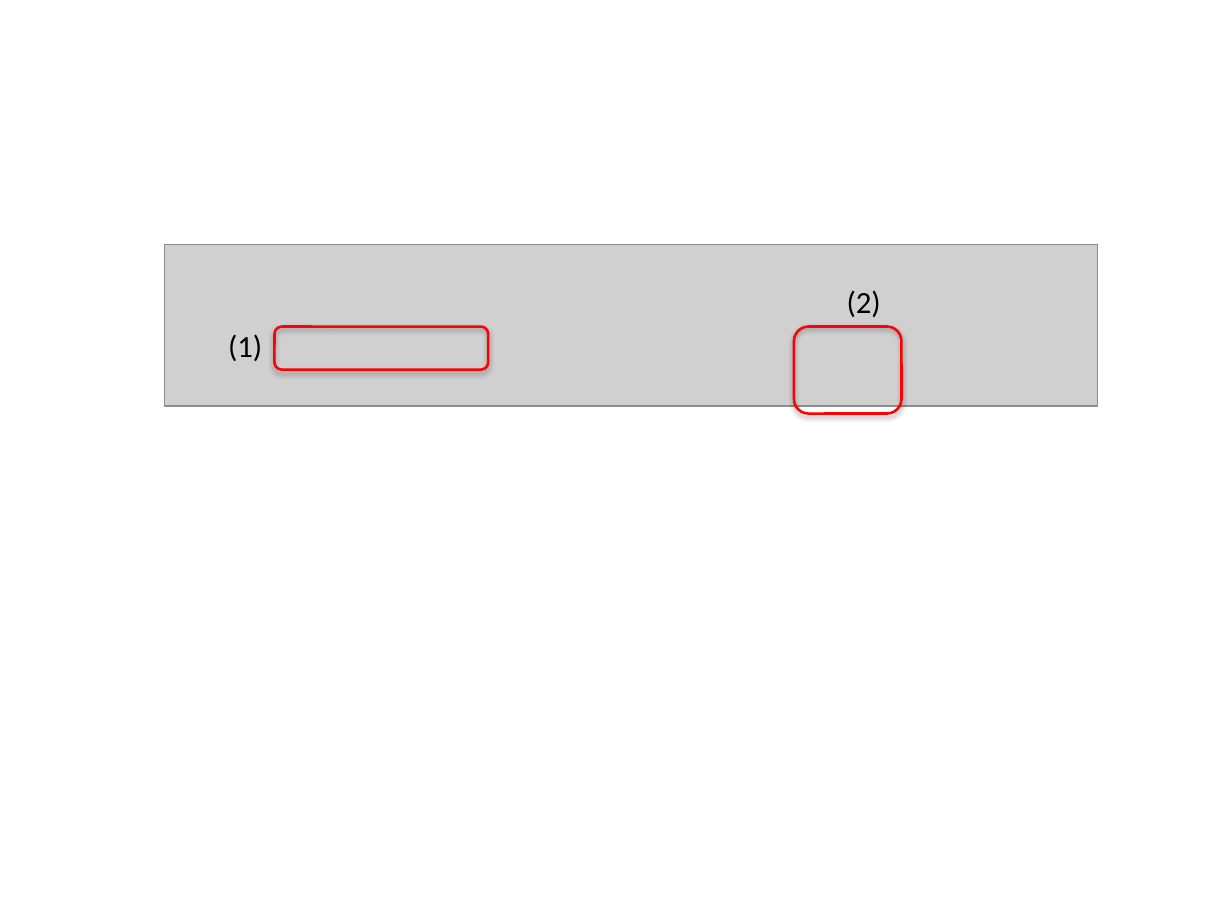
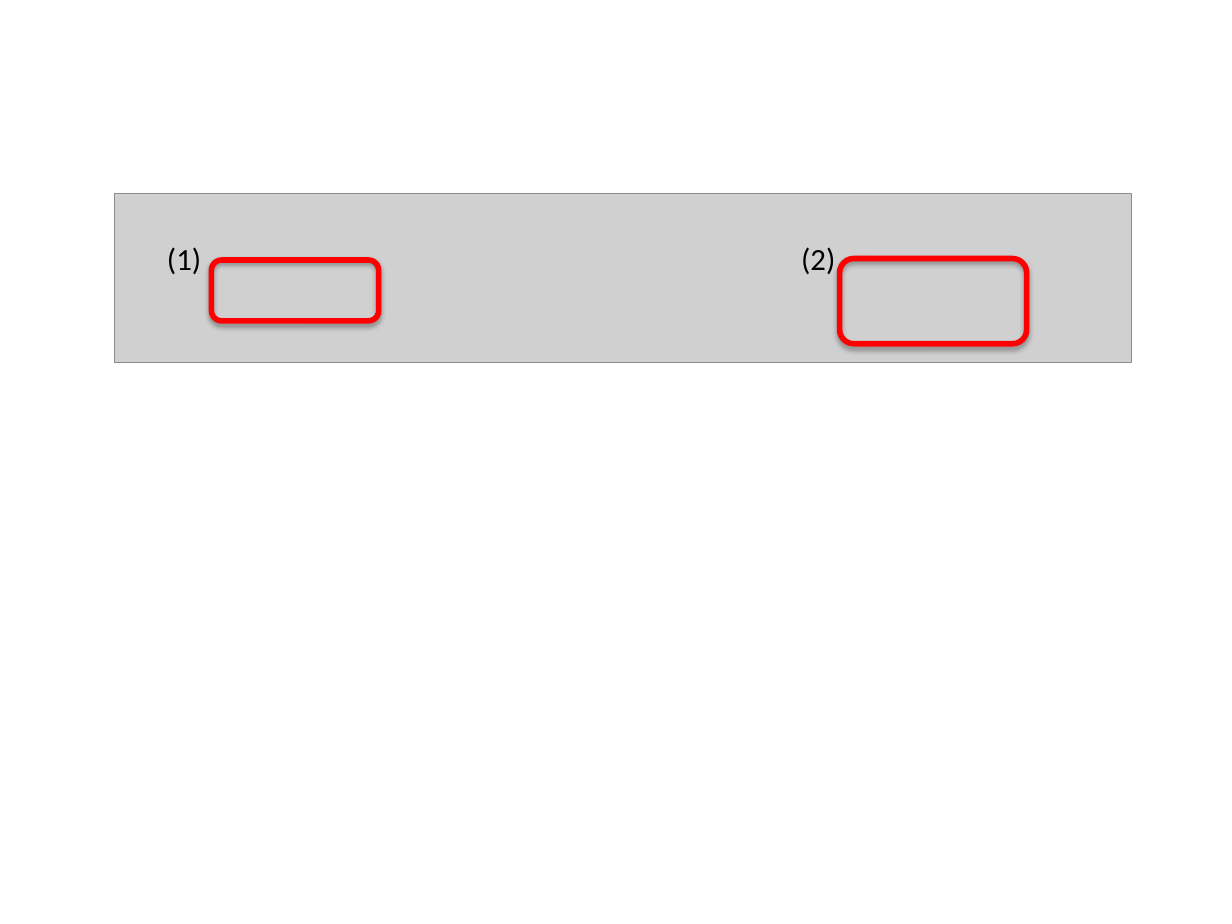
Before and after one commit to mochaMM/guideline, a slide deck: slide 19 of source/ArchitectureInDetail/WebApplicationDetail/images_Pagination/materialPagination.pptx. Drawn at 1232x924 pixels with LibreOffice and Linux fonts; fonts in the diff are those of the drawing; grey boxes stand for pictures. Boxes give left, top, right and bottom in pixels: in the first picture for what was removed or moved away, otherwise in the second. Text is boxed around its words. In the diff, an @@ line names an element or a change of style, - is before the commit and + after.

```diff
--- a/source/ArchitectureInDetail/WebApplicationDetail/images_Pagination/materialPagination.pptx
+++ b/source/ArchitectureInDetail/WebApplicationDetail/images_Pagination/materialPagination.pptx
@@ picture: place and size @@
-picture at [165,244,1098,405]
+picture at [115,193,1132,363]
@@ text "(1)": place and size @@
-text "(1)" at [228,334,262,361]
+text "(1)" at [167,247,201,274]
@@ text "(2)": place and size @@
-text "(2)" at [847,290,881,317]
+text "(2)" at [801,247,835,274]
@@ rounded rectangle added at [212,260,379,320], outline #FF0000 3.25 pt @@
@@ rounded rectangle added at [839,259,1026,344], outline #FF0000 3.25 pt @@
@@ rounded rectangle removed at [275,326,488,370] @@
@@ rounded rectangle removed at [793,326,901,414] @@
```
Also in this commit, not shown: 2 other files.
